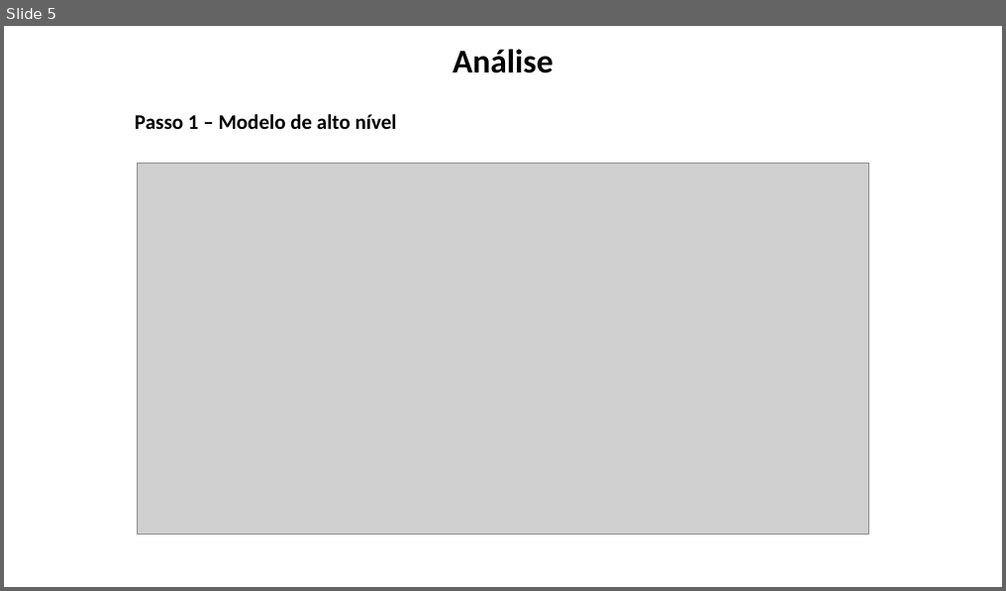
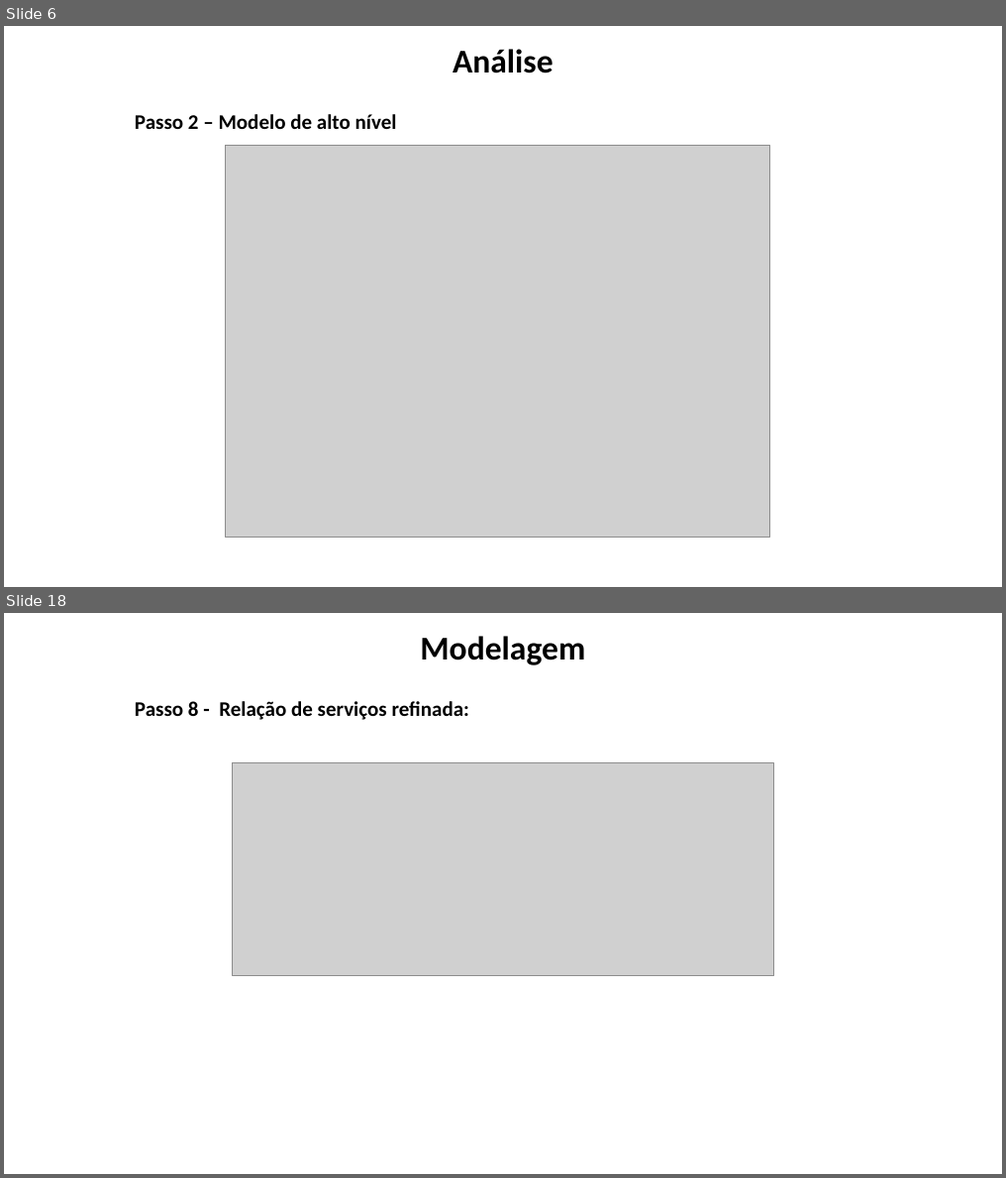
Before and after one commit to dm112-dupla/final-project, a slide deck: Trabalho 1 - DM112.pptx. Shown one above the other, each under a label of ours: slide 5 before the commit, slides 6 and 18 after it; the slides between them are not shown. The pictures are 1006x591 and 1006x1178 pixels, drawn with LibreOffice and Linux fonts; fonts in the diff are those of the drawing; grey boxes stand for pictures; background and template pictures are left out. Boxes give left, top, right and bottom in pixels: in the first picture for what was removed or moved away, otherwise in the second. Text is boxed around its words. In the diff, an @@ line names an element or a change of style, - is before the commit and + after.

```diff
--- a/Trabalho 1 - DM112.pptx
+++ b/Trabalho 1 - DM112.pptx
@@ slide 18 added at bbox=[4, 613, 1002, 1174], background picture (left out) @@
@@ text added at bbox=[420, 636, 585, 665], 32 pt, text #000000, bold @@
+Modelagem
@@ text added at bbox=[135, 701, 469, 720], 20 pt, text #000000, bold @@
+Passo 8 - Relação de serviços refinada:
@@ picture added at bbox=[233, 762, 773, 975] @@
@@ what was slide 5 is now slide 6 @@
@@ slide 6 changed as well @@
@@ text at bbox=[135, 114, 397, 129]: text changed @@
-Passo 1 – Modelo de alto nível
+Passo 2 – Modelo de alto nível
@@ picture: place and size @@
-picture at bbox=[138, 163, 869, 534]
+picture at bbox=[226, 145, 770, 537]
```
Also in this commit, not shown: 3 other slides changed, 10 other slides added, 4 slides removed.
